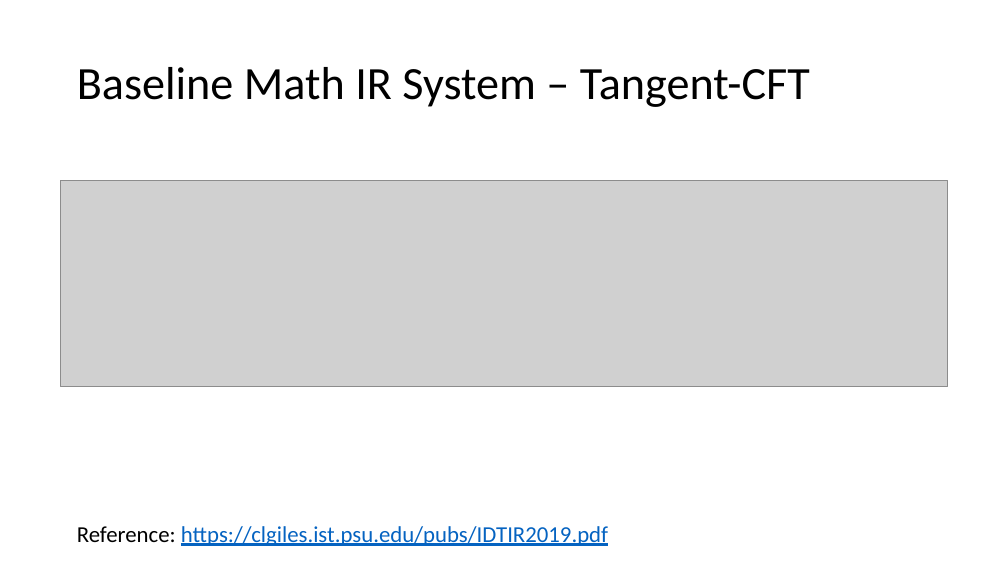
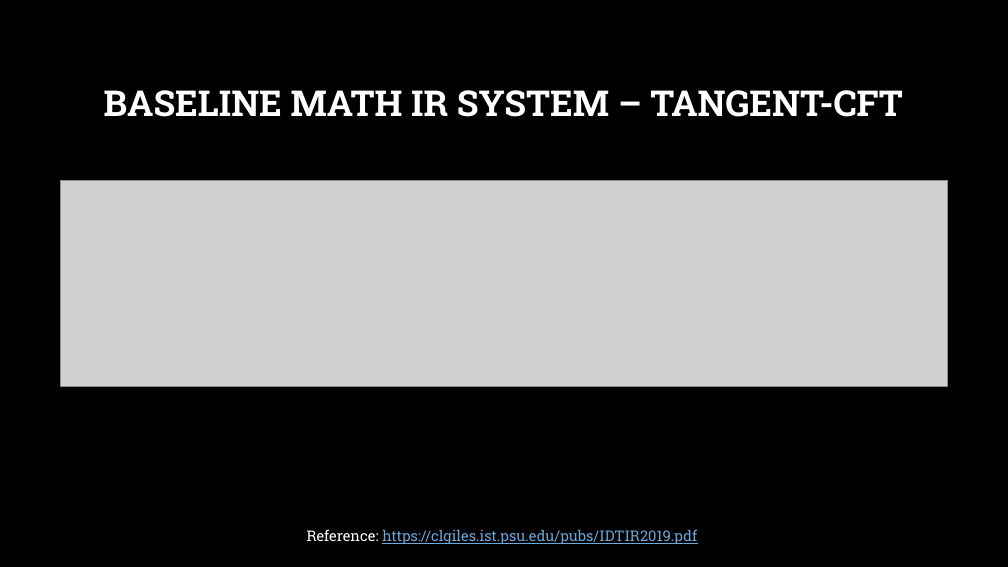
Before and after one commit to pure0022/math-IR-ARQMath-CompuBERT, a slide deck: slide 15 of Math Information Retrieval.pptx (slide 16 before the commit). Drawn at 1008x567 pixels with LibreOffice and Linux fonts; fonts in the diff are those of the drawing; grey boxes stand for pictures; background and template pictures are left out. Boxes give left, top, right and bottom in pixels: in the first picture for what was removed or moved away, otherwise in the second. Text is boxed around its words. In the diff, an @@ line names an element or a change of style, - is before the commit and + after.

```diff
--- a/Math Information Retrieval.pptx
+++ b/Math Information Retrieval.pptx
@@ background #FFFFFF to picture (left out) @@
@@ title at bbox=[104, 90, 902, 117]: text changed; size 44 to 34 pt; font Calibri to Roboto Slab; text colour #000000 to #FFFFFF; bold on @@
-Baseline Math IR System – Tangent-CFT
+BASELINE MATH IR SYSTEM – TANGENT-CFT
@@ text "Reference: https://clgiles.ist.psu.edu/pubs/IDTIR2019.pdf" at bbox=[307, 529, 697, 544]: size 21.7 to 14 pt, font Calibri to Roboto Slab; text colour #000000 to #FFFFFF in "Reference:"; text colour #0563C1 to #6BA9DA in "https://clgiles.ist.psu.edu/pubs/IDTIR2019.pdf"; alignment left to centre; line spacing 0.7 to 1 @@
```
Also in this commit, not shown: 17 other slides changed, 4 slides added, 1 slide removed, 3 other files.
